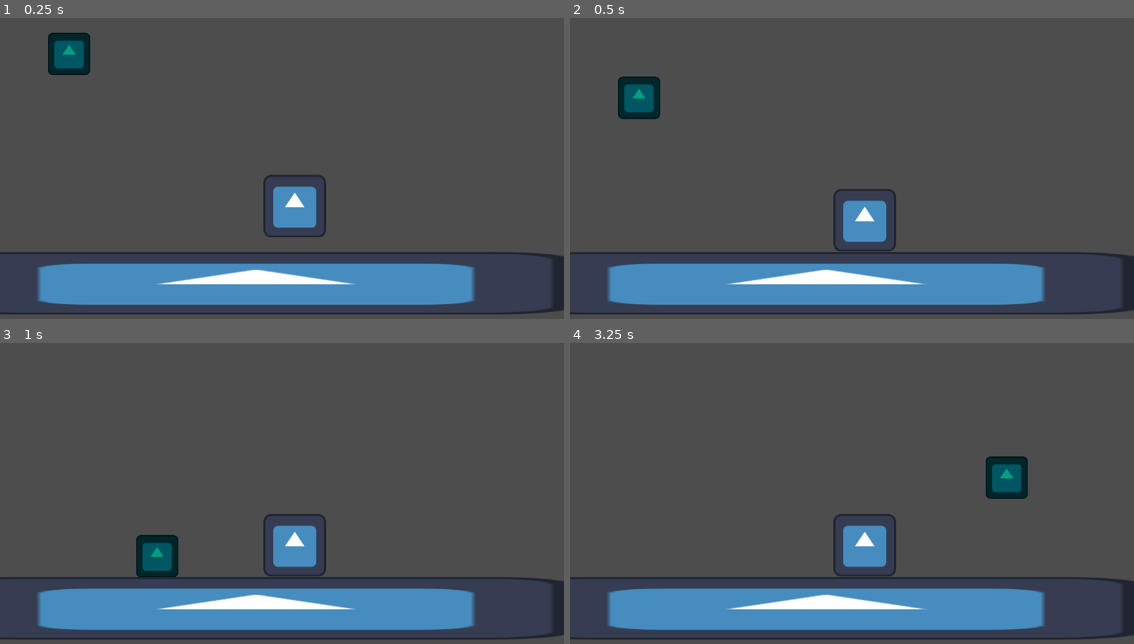
Above: before the commit, frames 1-4 (two rows, left to right).
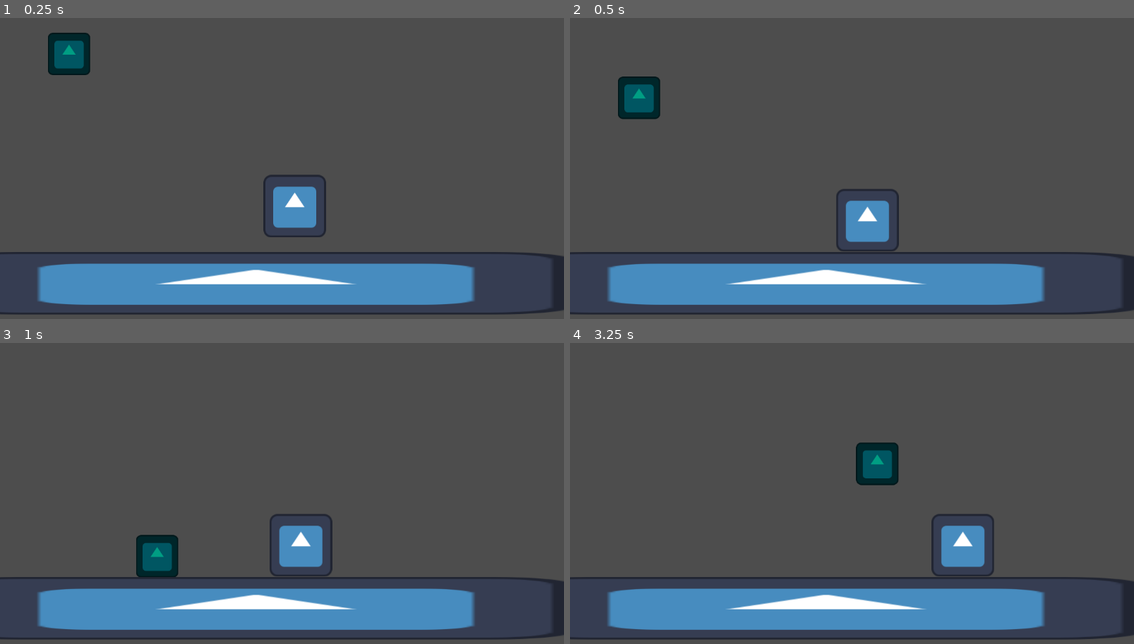
Above: after the commit, the same moments.

Repository: Loafexxx/StashGames-AssasinsAfterlife
Game: Godot game, scene res://Start.tscn
Two runs of this game, one before a commit and one after it. Both use one fixed random seed, a clock stepped at 60 frames per second and the inputs below. The engine's default icon, where the game draws it, is replaced by a stand-in: a white triangle on a blue panel in a dark square.
Inputs:
- Up to frame 1 (0.25 s): no input
- Up to frame 2 (0.5 s): no input
- Up to frame 3 (1 s): hold Right (Right) from 0.53 s (still down); tap Up (Up) at 0.6, 0.77 s
- Up to frame 4 (3.25 s): tap Up (Up) at 1.07, 1.35, 1.52, 1.82, 2.1, 2.85, 3.02 s; release Right (Right) at 2.03 s; hold Left (Left) 2.03-2.78 s; hold Right (Right) from 2.78 s (still down)

Frame 1 is identical in both runs. In frame 2, 0.5% of the frame differs, in the area x 46-59%, y 56-78%; in frame 3, 0.7%; in frame 4, 4.8%, in the area x 46-82%, y 33-78%.

Commit message:
Just A Save
I added basic boss movement

Diff:
--- /dev/null
+++ b/EmemyMoveToPlayer.gd
@@ -0,0 +1,46 @@
+extends Area2D
+
+@onready var player = $"../../../../Player"
+@onready var playerChar = $"../../../../Player/CharacterBody2D"
+@onready var self_rigidbody = $".."
+
+var canmove = false
+var left = false
+
+# Called when the node enters the scene tree for the first time.
+func _ready() -> void:
+	connect("area_entered", _on_area_entered)
+	connect("area_exited", _on_area_exited)
+
+
+# Called every frame. 'delta' is the elapsed time since the previous frame.
+func _process(delta: float) -> void:
+	if canmove:
+		if left:
+			self_rigidbody.linear_velocity.x = get_meta("X_Speed")
+
+
+func _on_area_entered(area: Area2D) -> void:
+	if get_meta("MoveX"):
+		if playerChar.position.x > position.x:
+			print("Right")
+			canmove = true
+			left = false
+		if playerChar.position.x < position.x:
+			print("Left")
+			canmove = true
+			left = true
+
+	if get_meta("MoveY"):
+		if playerChar.position.y > position.y:
+			print("Down")
+			canmove = true
+			left = false
+		if playerChar.position.y < position.y:
+			print("Up")
+			canmove = true
+			left = true
+
+func _on_area_exited(area: Area2D) -> void:
+	canmove = false
+	print("SMD")
--- /dev/null
+++ b/EnemyRigidbody.gd
@@ -0,0 +1,11 @@
+extends RigidBody2D
+
+
+# Called when the node enters the scene tree for the first time.
+func _ready() -> void:
+	pass # Replace with function body.
+
+
+# Called every frame. 'delta' is the elapsed time since the previous frame.
+func _process(delta: float) -> void:
+	pass
--- a/PlayerCollison.gd
+++ b/PlayerCollison.gd
@@ -4,4 +4,4 @@
 	connect("area_entered", Callable(self, "_on_Hitbox_area_entered"))
 
 func _on_Hitbox_area_entered(area: Area2D) -> void:
-	print("JUST LET ME SYD")
+	pass
--- a/Start.tscn
+++ b/Start.tscn
@@ -1,9 +1,11 @@
-[gd_scene load_steps=9 format=3 uid="uid://cf3vns6bhjhqo"]
+[gd_scene load_steps=11 format=3 uid="uid://cf3vns6bhjhqo"]
 
 [ext_resource type="Texture2D" uid="uid://bwippo2hflvvs" path="res://icon.svg" id="1_r305v"]
 [ext_resource type="Script" uid="uid://dnmcoln3qhv4n" path="res://FixedPlayerMovement.gd" id="1_upmy7"]
 [ext_resource type="Script" uid="uid://cqtrxkqubv1k4" path="res://PlayerCollison.gd" id="2_upmy7"]
 [ext_resource type="Script" uid="uid://c0dbcmtpw1bi5" path="res://EnemyAttraction.gd" id="4_gx2gx"]
+[ext_resource type="Script" uid="uid://d1e5b4udurgqo" path="res://EnemyRigidbody.gd" id="5_b54qk"]
+[ext_resource type="Script" uid="uid://c8yp6pclesjc0" path="res://EmemyMoveToPlayer.gd" id="6_5tfw5"]
 
 [sub_resource type="RectangleShape2D" id="RectangleShape2D_bupin"]
 size = Vector2(128, 129)
@@ -69,20 +71,27 @@
 
 [node name="Enemys" type="Node2D" parent="."]
 
-[node name="Test" type="Node2D" parent="Enemys"]
+[node name="Boss-Empty" type="Node2D" parent="Enemys"]
 position = Vector2(602, 357)
 script = ExtResource("4_gx2gx")
 
-[node name="RigidBody2D" type="RigidBody2D" parent="Enemys/Test"]
+[node name="RigidBody2D" type="RigidBody2D" parent="Enemys/Boss-Empty"]
+lock_rotation = true
+script = ExtResource("5_b54qk")
 
-[node name="CollisionShape2D" type="CollisionShape2D" parent="Enemys/Test/RigidBody2D"]
+[node name="CollisionShape2D" type="CollisionShape2D" parent="Enemys/Boss-Empty/RigidBody2D"]
 shape = SubResource("RectangleShape2D_gx2gx")
 
-[node name="Icon" type="Sprite2D" parent="Enemys/Test/RigidBody2D"]
+[node name="Icon" type="Sprite2D" parent="Enemys/Boss-Empty/RigidBody2D"]
 texture = ExtResource("1_r305v")
 
-[node name="Area2D" type="Area2D" parent="Enemys/Test"]
+[node name="Area2D" type="Area2D" parent="Enemys/Boss-Empty/RigidBody2D"]
+script = ExtResource("6_5tfw5")
+metadata/Y_Speed = 0.0
+metadata/X_Speed = 100.0
+metadata/MoveY = false
+metadata/MoveX = true
 
-[node name="CollisionShape2D" type="CollisionShape2D" parent="Enemys/Test/Area2D"]
+[node name="CollisionShape2D" type="CollisionShape2D" parent="Enemys/Boss-Empty/RigidBody2D/Area2D"]
 position = Vector2(0, -162)
 shape = SubResource("RectangleShape2D_xhal0")
Not shown, added: EmemyMoveToPlayer.gd.uid
Not shown, added: EnemyRigidbody.gd.uid
